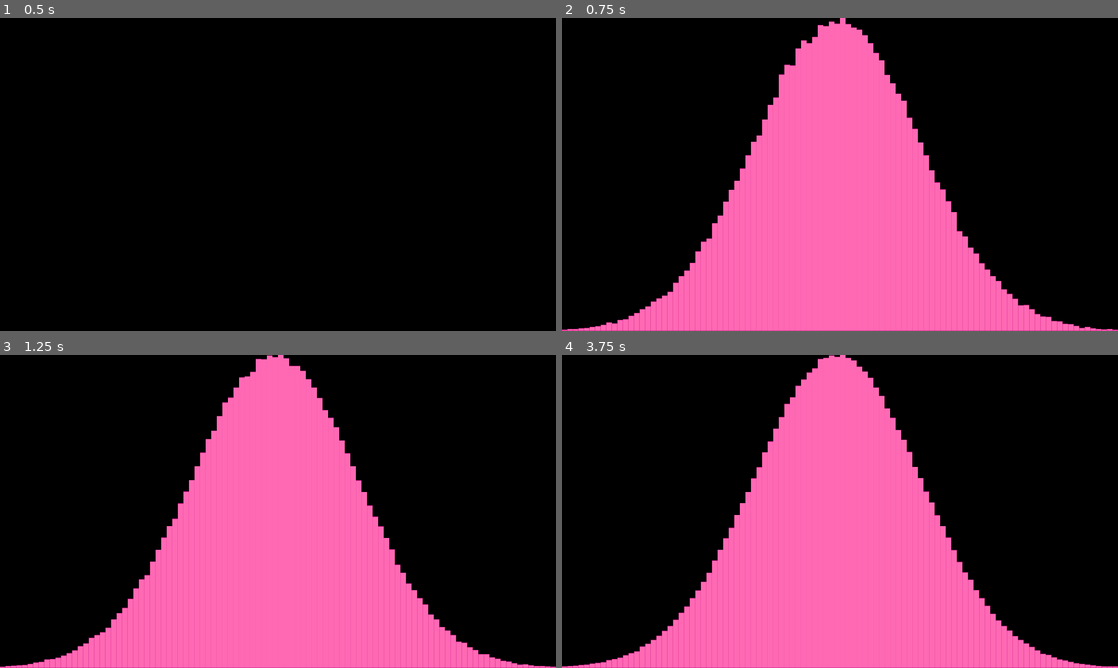
Above: before the commit, frames 1-4 (two rows, left to right).
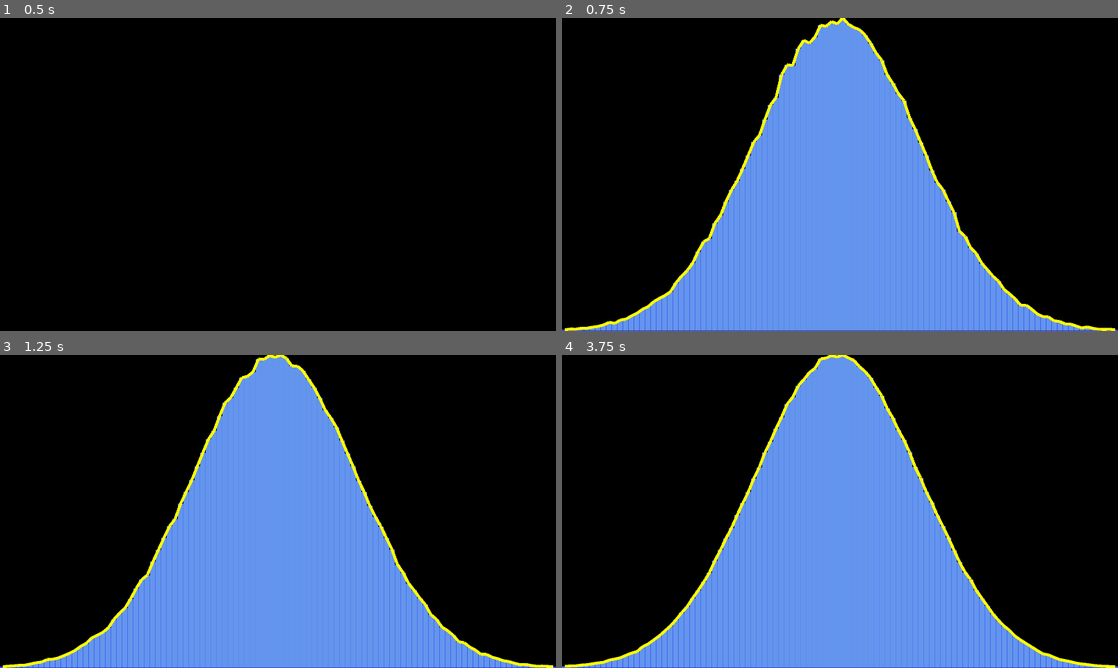
Above: after the commit, the same moments.

Repository: KimPotatoIV/NormalDistributionProject
Game: Godot game, scene res://scenes/main/main.tscn
Same seed, same stepped clock (60 frames per second), same inputs: the game is played once before the commit and once after it.
Inputs:
- Up to frame 1 (0.5 s): no input
- Up to frame 2 (0.75 s): tap Enter (ui_accept) at 0.5, 0.6 s
- Up to frame 3 (1.25 s): tap Enter (ui_accept) at 0.77, 1.07 s
- Up to frame 4 (3.75 s): tap Enter (ui_accept) at 1.35, 1.52, 1.82, 2.1, 2.75, 2.85, 3.02, 3.32, 3.6 s

Frame 1 is identical in both runs. In frame 2, 38% of the frame differs, in the area x 0-100%, y 0-100%; in frame 3, 38%; in frame 4, 38%.

Commit message:
Refactor distribution parameters and enhance histogram drawing
Extracted distribution parameters (min, max, deviation) as constants for easier adjustment. Improved histogram visualization by changing bar colors and adding a yellow line connecting bar tops for better data representation.

Diff:
--- a/scenes/main/main.gd
+++ b/scenes/main/main.gd
@@ -4,6 +4,10 @@
 
 const DISTRIBUTION_COUNT: int = 100000
 const SECTION_COUNT: int = 100
+
+const MIN_VALUE: float = 0.0
+const MAX_VALUE: float = 100.0
+const DEVIATION: float = 15.0
 
 var distribution_array: Array = []
 
@@ -14,7 +18,7 @@
 func _process(delta: float) -> void:
 	if Input.is_action_just_pressed("ui_accept"):
 		for i in range(DISTRIBUTION_COUNT):
-			var value: float = MathManager.get_ndn(0.0, 100.0, 15.0)
+			var value: float = MathManager.get_ndn(MIN_VALUE, MAX_VALUE, DEVIATION)
 			var value_to_int: int = round(value)
 			distribution_array[value_to_int - 1] += 1
 
@@ -30,13 +34,27 @@
 			max_count = distribution_array[i]
 
 	for i in range(SECTION_COUNT):
-		if max_count * max_height == 0:
-			break
-
-		var bar_height = max_height * (float(distribution_array[i]) / float(max_count))
+		var bar_height = \
+			max_height * (float(distribution_array[i]) / float(max_count))
 
 		draw_rect(Rect2(Vector2(i * bar_width, max_height - bar_height), \
-						Vector2(bar_width, bar_height)), Color.HOT_PINK)
+						Vector2(bar_width, bar_height)), Color.CORNFLOWER_BLUE)
 
 		draw_rect(Rect2(Vector2(i * bar_width, max_height - bar_height), \
-						Vector2(bar_width, bar_height)), Color.MEDIUM_VIOLET_RED, false)
+						Vector2(bar_width, bar_height)), \
+						Color.BLUE, false)
+
+	for i in range(SECTION_COUNT):
+		var bar_height = \
+			max_height * (float(distribution_array[i]) / float(max_count))
+
+		var next_bar_height: float
+		if i == SECTION_COUNT - 1:
+			continue
+
+		next_bar_height = \
+			max_height * (float(distribution_array[i + 1]) / float(max_count))
+
+		draw_line(Vector2(i * bar_width + bar_width / 2, max_height - bar_height), \
+					Vector2((i + 1) * bar_width + bar_width / 2, \
+					max_height - next_bar_height), Color.YELLOW, 10.0)
Not shown, added: scenes/main/main.tscn1148437209.tmp
